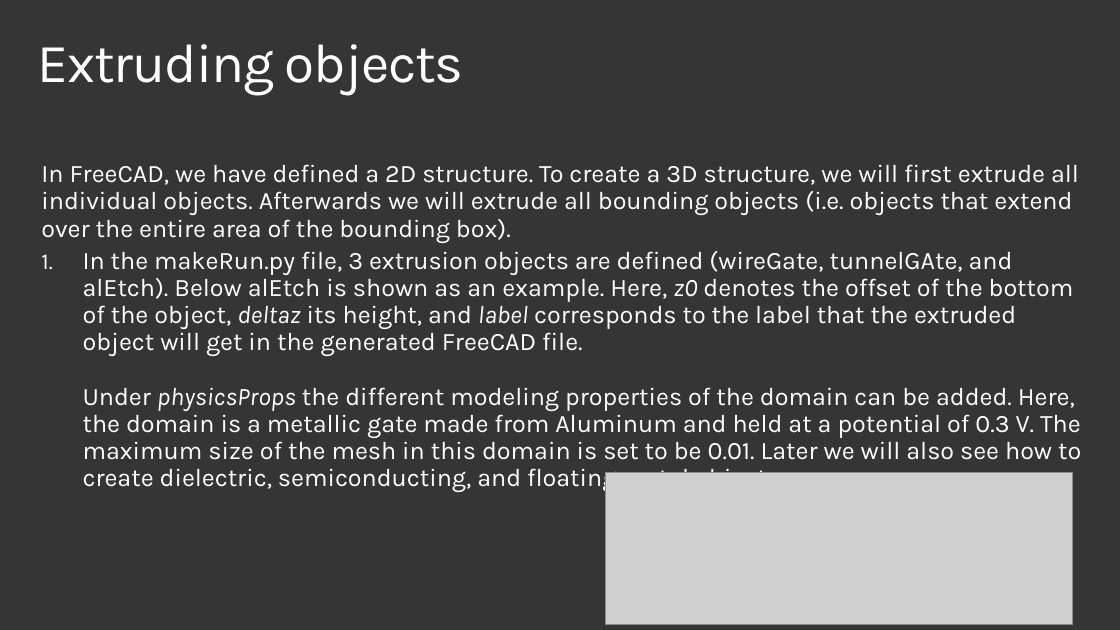
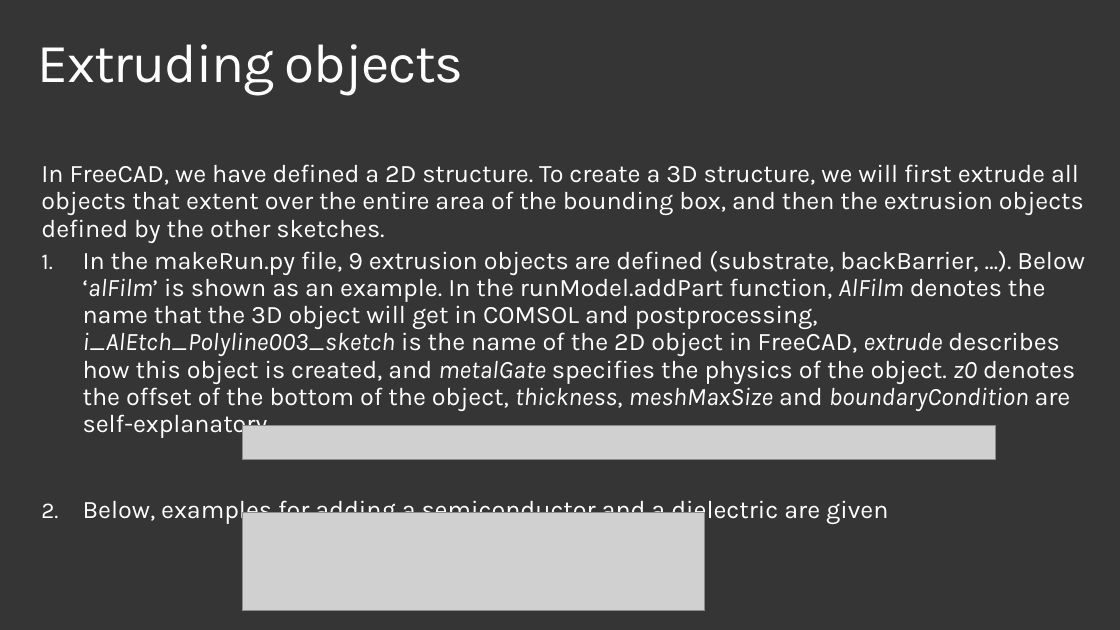
Before and after one commit to microsoft/qmt, a slide deck: slide 15 of examples/1_3D_2DEG/2DEG example.pptx. Drawn at 1120x630 pixels with LibreOffice and Linux fonts; fonts in the diff are those of the drawing; grey boxes stand for pictures; background and template pictures are left out. Boxes give left, top, right and bottom in pixels: in the first picture for what was removed or moved away, otherwise in the second. Text is boxed around its words. In the diff, an @@ line names an element or a change of style, - is before the commit and + after.

Commit message:
Working and documented 2DEG example

```diff
--- a/examples/1_3D_2DEG/2DEG example.pptx
+++ b/examples/1_3D_2DEG/2DEG example.pptx
@@ text at (x1=41, y1=164, x2=1085, y2=525): text changed @@
-In FreeCAD, we have defined a 2D structure. To create a 3D structure, we will first extrude all individual objects. Afterwards we will extrude all bounding objects (i.e. objects that extend over the entire area of the bounding box).
-1. In the makeRun.py file, 3 extrusion objects are defined (wireGate, tunnelGAte, and alEtch). Below alEtch is shown as an example. Here, z0 denotes the offset of the bottom of the object, deltaz its height, and label corresponds to the label that the extruded object will get in the generated FreeCAD file.
-   Under physicsProps the different modeling properties of the domain can be added. Here, the domain is a metallic gate made from Aluminum and held at a potential of 0.3 V. The maximum size of the mesh in this domain is set to be 0.01. Later we will also see how to create dielectric, semiconducting, and floating metal objects
+In FreeCAD, we have defined a 2D structure. To create a 3D structure, we will first extrude all objects that extent over the entire area of the bounding box, and then the extrusion objects defined by the other sketches.
+1. In the makeRun.py file, 9 extrusion objects are defined (substrate, backBarrier, …). Below ‘alFilm’ is shown as an example. In the runModel.addPart function, AlFilm denotes the name that the 3D object will get in COMSOL and postprocessing, i_AlEtch_Polyline003_sketch is the name of the 2D object in FreeCAD, extrude describes how this object is created, and metalGate specifies the physics of the object. z0 denotes the offset of the bottom of the object, thickness, meshMaxSize and boundaryCondition are self-explanatory.
+2. Below, examples for adding a semiconductor and a dielectric are given
@@ picture added at (x1=242, y1=425, x2=996, y2=460) @@
@@ picture removed at (x1=605, y1=473, x2=1072, y2=624) @@
@@ picture added at (x1=242, y1=512, x2=704, y2=611) @@
```
Also in this commit, not shown: 4 other slides changed, 2 slides removed, 1 other file.
